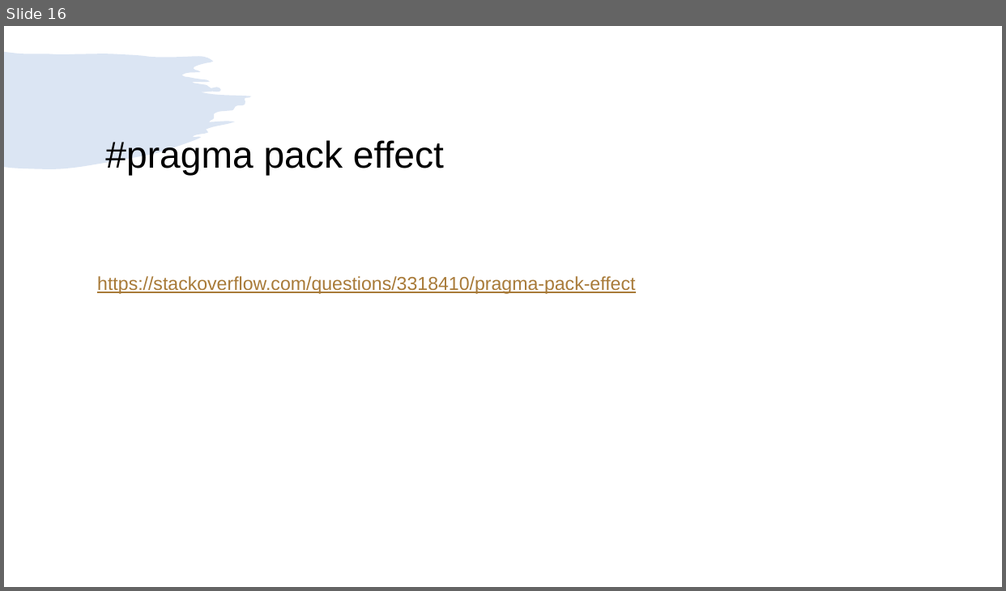
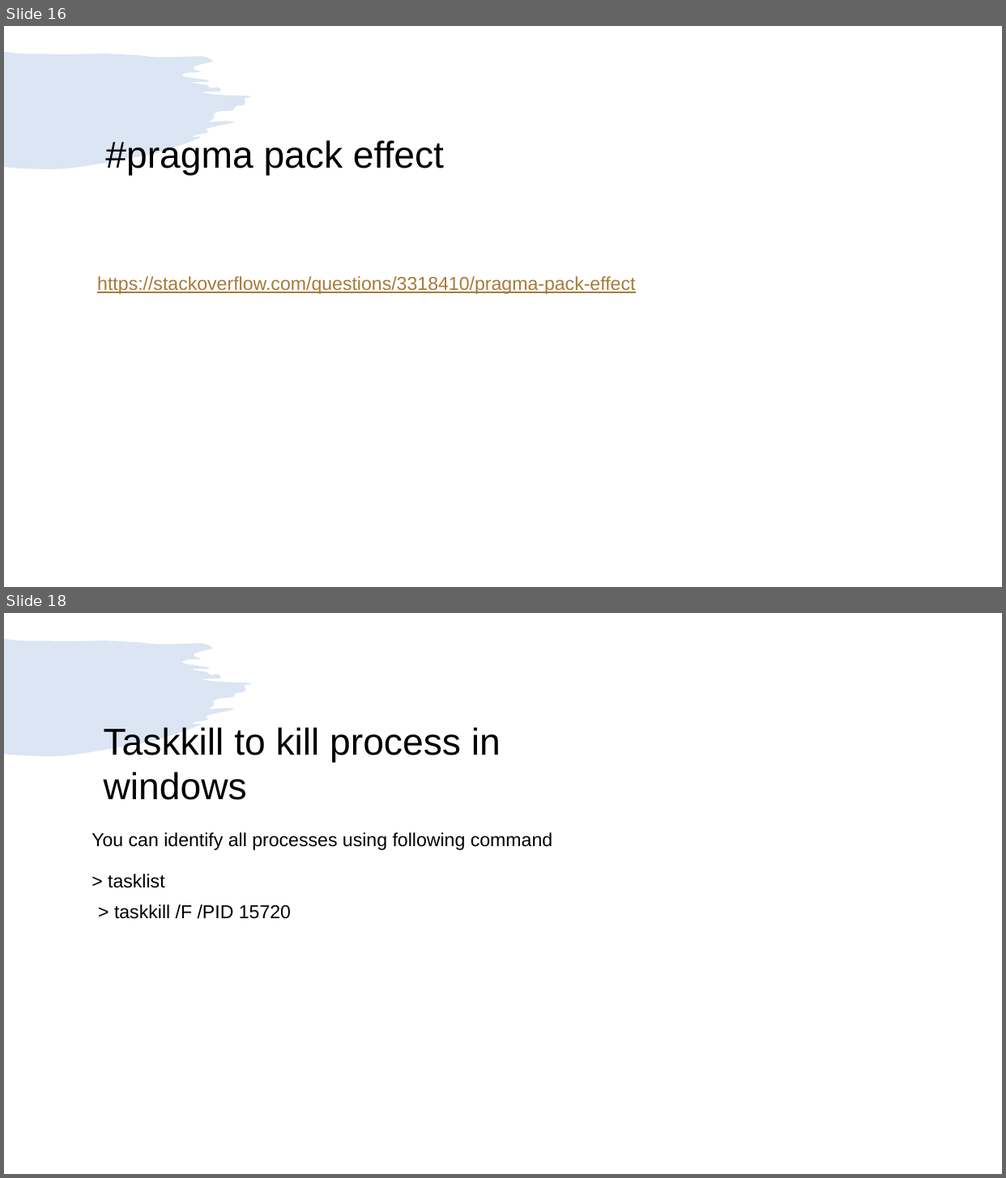
Before and after one commit to girishlande/CPlusPlus, a slide deck: learnings.pptx. Shown one above the other, each under a label of ours: slide 16 before the commit, slides 16 and 18 after it; the slides between them are not shown. The pictures are 1006x591 and 1006x1178 pixels, drawn with LibreOffice and Linux fonts; fonts in the diff are those of the drawing. Boxes give left, top, right and bottom in pixels: in the first picture for what was removed or moved away, otherwise in the second. Text is boxed around its words. In the diff, an @@ line names an element or a change of style, - is before the commit and + after.

```diff
--- a/learnings.pptx
+++ b/learnings.pptx
@@ slide 18 added at (4,613,1002,1174), background #FFFFFF; not listed: 1 template element that a slide beside it also shows @@
@@ text added at (104,727,501,800), 36 pt, text #000000 @@
+Taskkill to kill process in windows
@@ text added at (91,833,552,850), 18 pt, text #000000 @@
+You can identify all processes using following command
@@ text added at (108,874,165,888), 18 pt, text #000000 @@
+> tasklist
@@ text added at (114,905,291,919), 18 pt, text #000000 @@
+> taskkill /F /PID 15720
```
Also in this commit, not shown: 1 slide changed, 7 other slides added, 4 other files.
